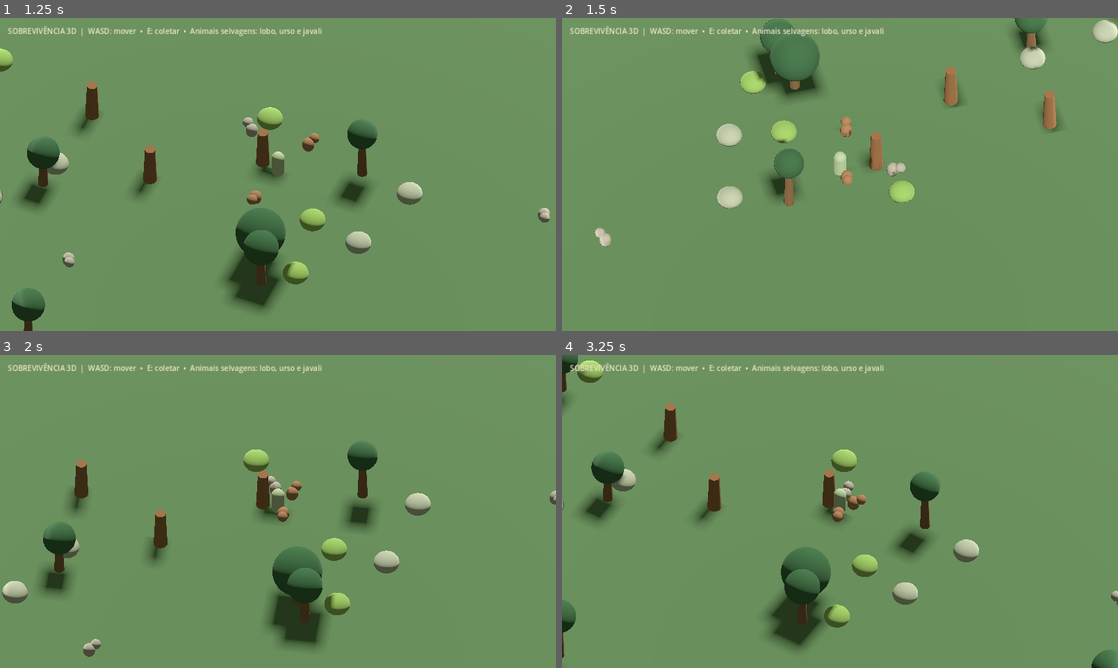
Above: before the commit, frames 1-4 (two rows, left to right).
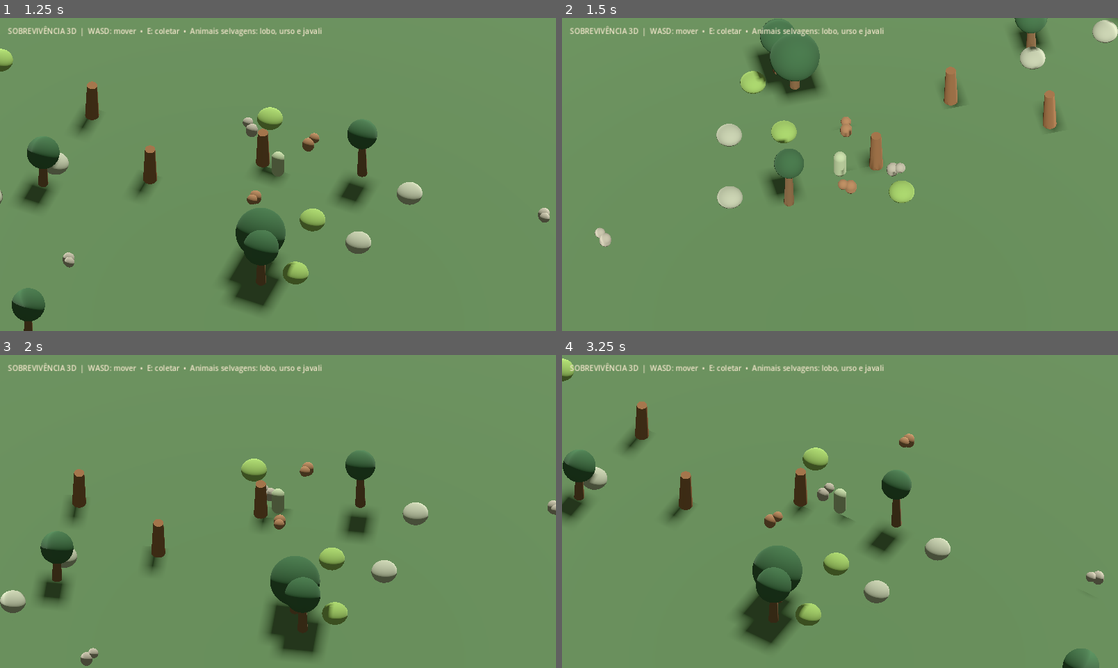
Above: after the commit, the same moments.

Repository: vanessaarcelino13-blip/Jogo-sobreviv-ncia-
Game: Godot game, scene res://scenes/wilderness_3d.tscn
Same seed, same stepped clock (60 frames per second), same inputs: the game is played once before the commit and once after it. This scene is started directly instead of the project's main scene.
Inputs (mouse positions are in pixels of both pictures, inside the frame that each line leads up to):
- Up to frame 1 (1.25 s): tap Enter at 0.5 s; move the mouse to (400, 158) at 0.52 s; hold D (move_right) from 0.53 s (still down); tap Space (attack) at 0.6 s; click (400, 158) at 0.67 s
- Up to frame 2 (1.5 s): move the mouse to (728, 190) at 1.27 s; release D (move_right) at 1.28 s; hold S (move_down) from 1.28 s (still down); tap Space (attack) at 1.35 s
- Up to frame 3 (2 s): keep holding S (move_down)
- Up to frame 4 (3.25 s): move the mouse to (895, 442) at 2.02 s; release S (move_down) at 2.03 s; hold D (move_right) 2.03-2.78 s; hold Q (defend) 2.03-2.78 s; tap Space (attack) at 2.3, 3.05 s; move the mouse to (812, 574) at 2.77 s; hold W (move_up) from 2.78 s (still down); tap E (interact) at 2.85 s; click (812, 574) at 2.92 s

Frame 1 is identical in both runs. In frame 2, 0.2% of the frame differs, in the area x 49-56%, y 44-57%; in frame 3, 7.2%; in frame 4, 14%, in the area x 0-100%, y 0-100%.

Commit message:
Adiciona vida, fuga e recompensa aos animais 3D

Diff:
--- a/scripts/wild_animal_3d.gd
+++ b/scripts/wild_animal_3d.gd
@@ -6,13 +6,18 @@
 @export var attack_damage: float = 8.0
 @export var attack_distance: float = 1.7
 @export var attack_cooldown: float = 1.6
+@export var max_health: float = 35.0
+
+var health: float = 35.0
 var player: Node3D
 var attack_timer := 0.0
 var wander_timer := 0.0
 var wander_direction := Vector3.ZERO
+var fleeing := false
 
 func _ready() -> void:
 	add_to_group("wildlife_3d")
+	health = max_health
 	_build_visual()
 	wander_timer = randf_range(1.0, 3.0)
 
@@ -50,21 +55,25 @@
 	attack_timer = maxf(0.0, attack_timer - delta)
 	if not is_instance_valid(player):
 		var players := get_tree().get_nodes_in_group("player")
-		if players.size() > 0:
+		if not players.is_empty():
 			player = players[0]
 	var direction := Vector3.ZERO
-	if is_instance_valid(player) and global_position.distance_to(player.global_position) <= detection_radius:
-		direction = global_position.direction_to(player.global_position)
-		if global_position.distance_to(player.global_position) <= attack_distance and attack_timer <= 0.0:
-			if player.has_method("take_damage"):
-				player.take_damage(attack_damage)
-			attack_timer = attack_cooldown
+	if is_instance_valid(player):
+		var distance := global_position.distance_to(player.global_position)
+		if distance <= detection_radius:
+			direction = global_position.direction_to(player.global_position)
+			if distance <= attack_distance and attack_timer <= 0.0:
+				if player.has_method("take_damage"):
+					player.take_damage(attack_damage)
+				attack_timer = attack_cooldown
+		else:
+			_wander(delta)
+			direction = wander_direction
 	else:
-		wander_timer -= delta
-		if wander_timer <= 0.0:
-			wander_timer = randf_range(1.5, 4.0)
-			wander_direction = Vector3(randf_range(-1.0, 1.0), 0.0, randf_range(-1.0, 1.0)).normalized()
+		_wander(delta)
 		direction = wander_direction
+	if fleeing and is_instance_valid(player):
+		direction = (global_position - player.global_position).normalized()
 	if direction.length() > 0.05:
 		velocity.x = direction.x * move_speed
 		velocity.z = direction.z * move_speed
@@ -75,3 +84,17 @@
 	if not is_on_floor():
 		velocity.y -= 18.0 * delta
 	move_and_slide()
+
+func _wander(delta: float) -> void:
+	wander_timer -= delta
+	if wander_timer <= 0.0:
+		wander_timer = randf_range(1.5, 4.0)
+		wander_direction = Vector3(randf_range(-1.0, 1.0), 0.0, randf_range(-1.0, 1.0)).normalized()
+
+func take_damage(amount: float) -> void:
+	health = maxf(0.0, health - amount)
+	fleeing = health > 0.0
+	if health <= 0.0:
+		if has_node("/root/GameManager"):
+			GameManager.add_item("hide", 2 if animal_kind == "Urso" else 1)
+		queue_free()
